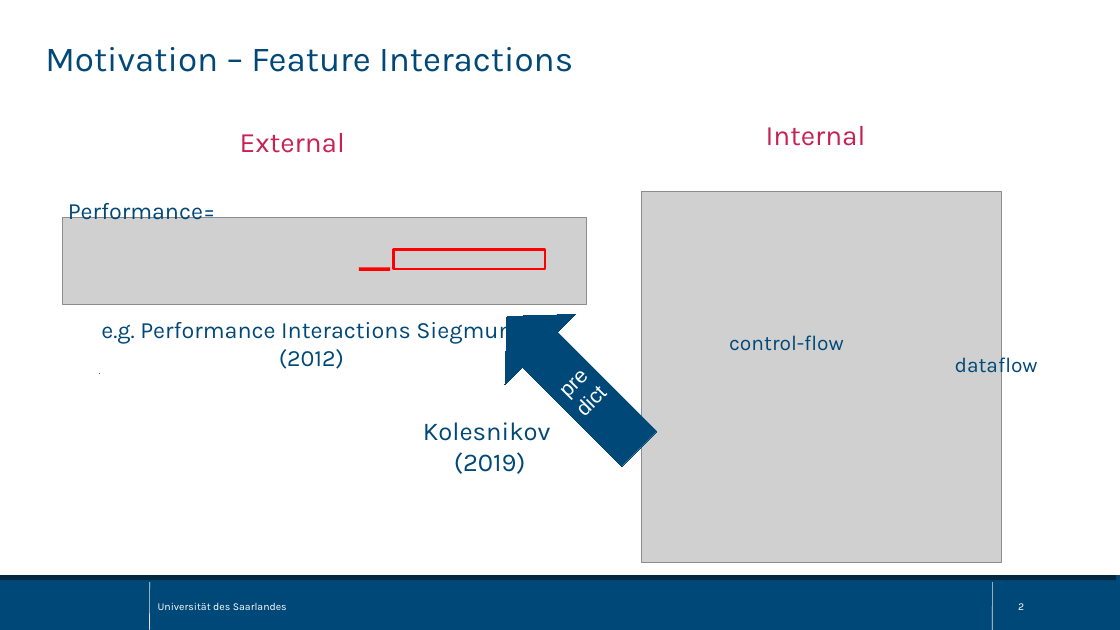
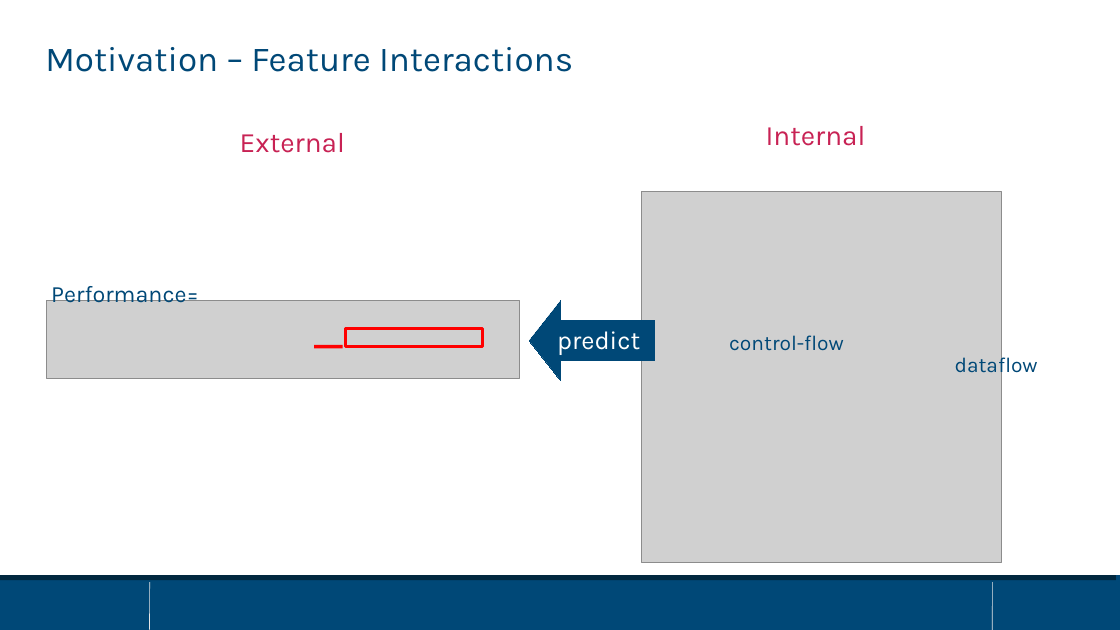
Before and after one commit to sisteu56/bachelor, a slide deck: slide 2 of pres/bachelor_thesis_pres.odp. Drawn at 1120x630 pixels with LibreOffice and Linux fonts; fonts in the diff are those of the drawing; grey boxes stand for pictures. Boxes give left, top, right and bottom in pixels: in the first picture for what was removed or moved away, otherwise in the second. Text is boxed around its words. In the diff, an @@ line names an element or a change of style, - is before the commit and + after.

```diff
--- a/pres/bachelor_thesis_pres.odp
+++ b/pres/bachelor_thesis_pres.odp
@@ text "Performance=" rewrapped from <box>68,203,216,225</box> to <box>51,286,199,303</box> @@
@@ picture: place and size @@
-picture at <box>63,218,586,304</box>
+picture at <box>46,301,520,378</box>
@@ text removed at <box>101,318,526,369</box> @@
-e.g. Performance Interactions Siegmund (2012)
@@ rectangle: place and size @@
-rectangle at <box>394,250,545,270</box>
+rectangle at <box>346,329,483,346</box>
@@ up arrow added at <box>529,301,654,380</box>, fill #004877, outline #004877 0 pt @@
@@ text "predict" at <box>557,331,640,355</box>: size 18 to 22 pt, font Arial to Karla; alignment centre to left; vertical alignment middle to top; fill #004877 to none; outline #004877 0 pt to none; rotation 315 to 0 degrees @@
@@ line moved from (359, 269) - (391, 269) to (314, 347) - (343, 347) @@
@@ line removed from (99, 374) to (99, 374) @@
@@ text removed at <box>423,422,551,474</box> @@
-Kolesnikov (2019)
@@ text removed at <box>158,603,287,610</box> @@
-Universität des Saarlandes
@@ page number removed at <box>1018,603,1024,610</box> @@
-2
```
Also in this commit, not shown: 17 other slides changed, 4 other files.
